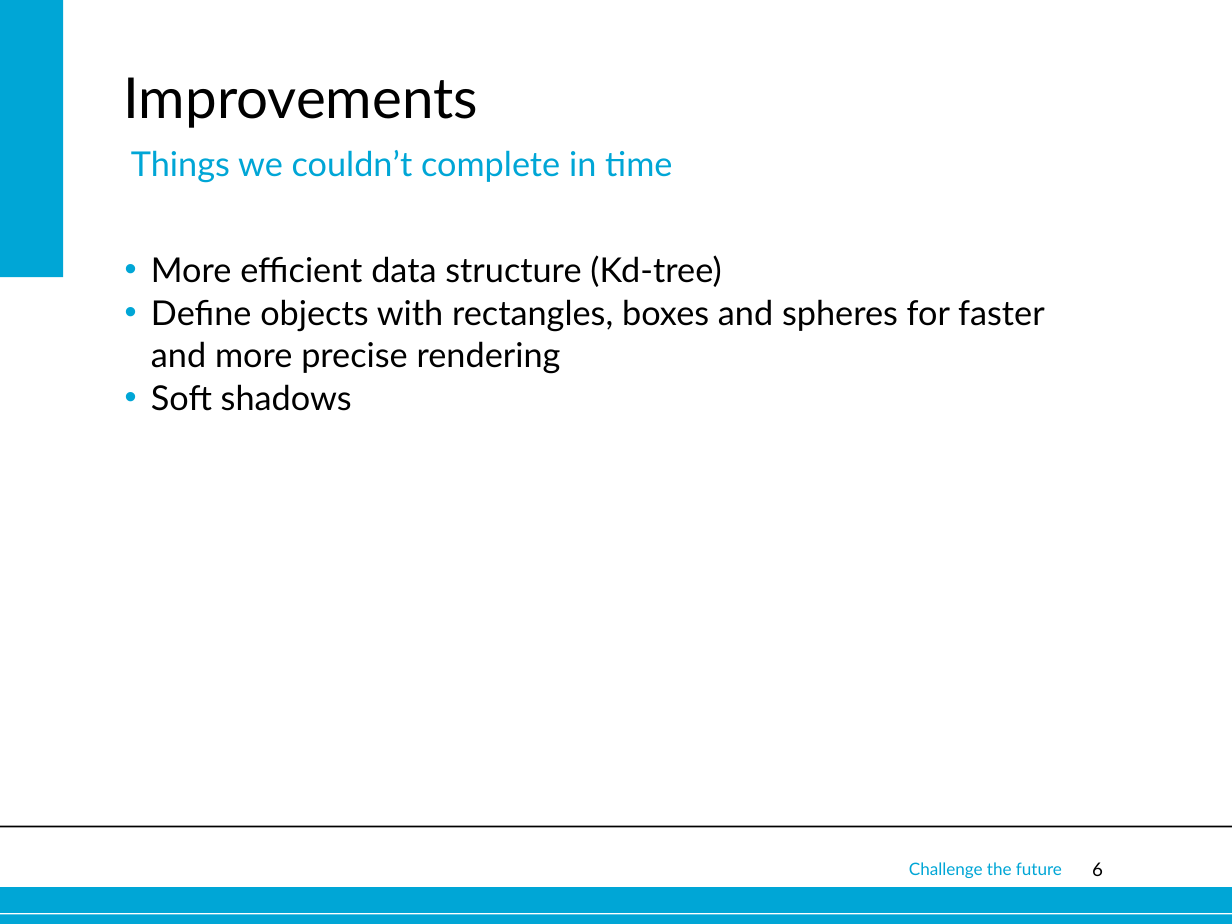
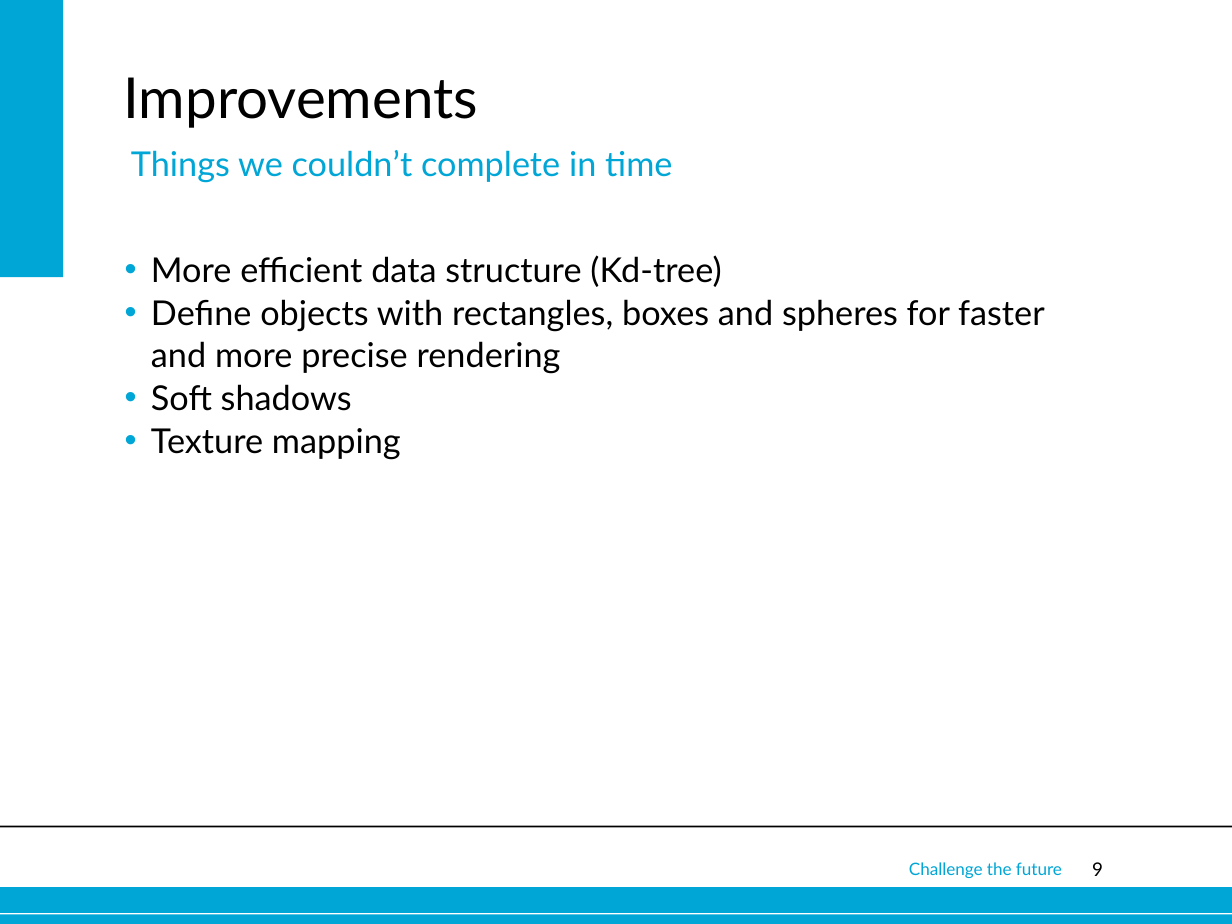
Before and after one commit to wmorssink/raytracert, a slide deck: slide 9 of RayTracing.ppt (slide 6 before the commit). Drawn at 1232x924 pixels with LibreOffice and Linux fonts; fonts in the diff are those of the drawing; background and template pictures are left out. Boxes give left, top, right and bottom in pixels: in the first picture for what was removed or moved away, otherwise in the second. Text is boxed around its words. In the diff, an @@ line names an element or a change of style, - is before the commit and + after.

Commit message:
Added some slides.

```diff
--- a/RayTracing.ppt
+++ b/RayTracing.ppt
@@ text at (151,428,401,460): paragraph added @@
+• Texture mapping
@@ page number at (1092,862,1103,876): text changed @@
-6
+9
```
Also in this commit, not shown: 4 slides added.
